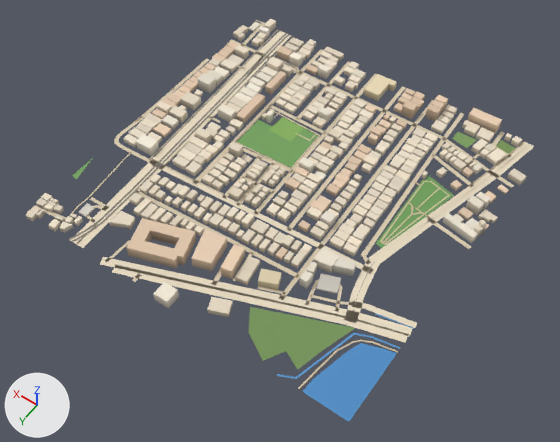
What one commit did to the glTF model public/assets/bengaluru-region-v1/tiles/t10_0-l0.glb.
Before and after are seen from a 50 mm camera at (4858.0, 828.0, 802.0) aimed at (5235.0, 301.0, -26.0). Arrows for +X, +Y and +Z are at lower left; the lights stay in place. The picture after the commit comes second. Vertices at exactly the same position are counted once.

Objects in the first picture: 'building', 'ground', 'water'.
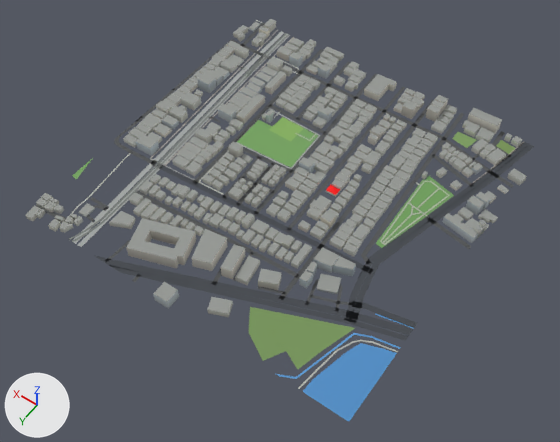
What the commit changed:
me_building is used by ob_building; location (5000.0, 0.0, 0.0).
me_building had 3309 vertices, 4190 faces and spanned x -9.0..503.0, y -5.0..507.0, z 0.0..22.0.
me_building now has 3536 vertices, 5456 faces and spans x -9.0..503.0, y -5.0..507.0, z 0.0..22.0.
me_building part 1: 4 vertices removed from x 186.0..202.0, y 229.0..241.0, z 7.0; 231 vertices added at x 186.0..202.0, y 229.0..241.0, z 0.0..7.0.
me_building part 2: 4180 kept faces spanning x -9.0..503.0, y -5.0..507.0, z 0.0..22.0 get new vertex colours.
me_ground is used by ob_ground; location (5000.0, 0.0, 0.0).
me_ground had 1250 vertices, 1046 faces and spanned x -1.0..503.0, y -1.0..506.0, z 1.0.
me_ground now has 1273 vertices, 1067 faces and spans x 0.0..500.0, y 0.0..500.0, z 1.0.
me_ground part 3: the loose piece of 20 vertices spanning x 75.0..350.0, y 391.0..506.0, z 1.0 is rebuilt with 22 vertices and now spans x 76.0..357.0, y 394.0..500.0, z 1.0.
me_ground part 4: a new loose piece of 34 vertices spanning x 403.0..436.0, y 0.0..500.0, z 1.0, in mat_ground.
me_ground part 5: 52 vertices moved from x -1.0..503.0, y -1.0..500.0, z 1.0 to x 0.0..500.0, y 0.0..500.0, z 1.0; 127 vertices removed from x -1.0..503.0, y -1.0..506.0, z 1.0; 108 vertices added at x 0.0..500.0, y 0.0..500.0, z 1.0.
me_ground part 6: 5 vertices moved from x 1.0..96.0, y 195.0..216.0, z 1.0 to x 0.0..95.0, y 194.0..210.0, z 1.0; 1 vertex removed from x -1.0, y 210.0, z 1.0; 1 vertex added at x 0.0, y 216.0, z 1.0.
me_ground part 7: 765 kept faces spanning x 0.0..500.0, y 0.0..500.0, z 1.0 get new vertex colours; the middle colour goes from beige #d7c9ae to dark grey #535556.
Other edits to the shape of me_ground do not show in these pictures.

Location of each change, (x1, y1, x2, y2) in pixels of the pictures (560 x 442 px; the box of a moved part takes in the faces that stretch with it):
'ground', reshaped
    before: (27, 20, 534, 389)
    after: (37, 20, 534, 389)
part 1 of me_building, cut back
    before: (326, 183, 341, 197)
    after: (326, 184, 340, 197)
part 2 of me_building, recoloured (darker)
    both: (26, 19, 527, 317)
part 3 of me_ground, rebuilt
    before: (112, 265, 341, 324)
    after: (110, 265, 341, 322)
part 4 of me_ground, added
    after: (78, 34, 290, 247)
part 5 of me_ground, moved or reshaped
    before: (69, 20, 534, 342)
    after: (69, 20, 534, 341)
part 6 of me_ground, moved or reshaped
    before: (411, 206, 471, 249)
    after: (411, 205, 471, 249)
part 7 of me_ground, recoloured
    both: (50, 25, 534, 389)
